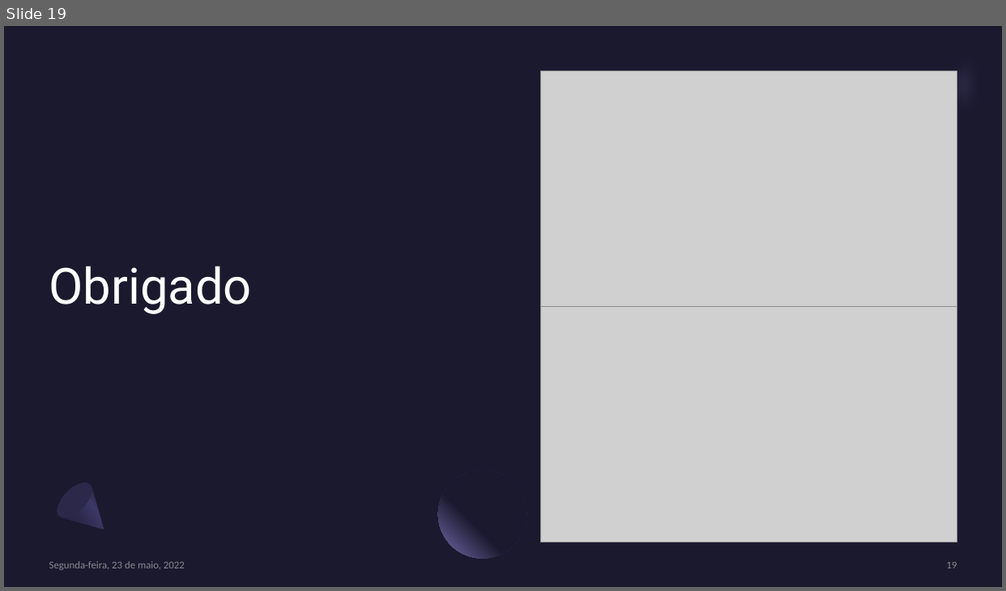
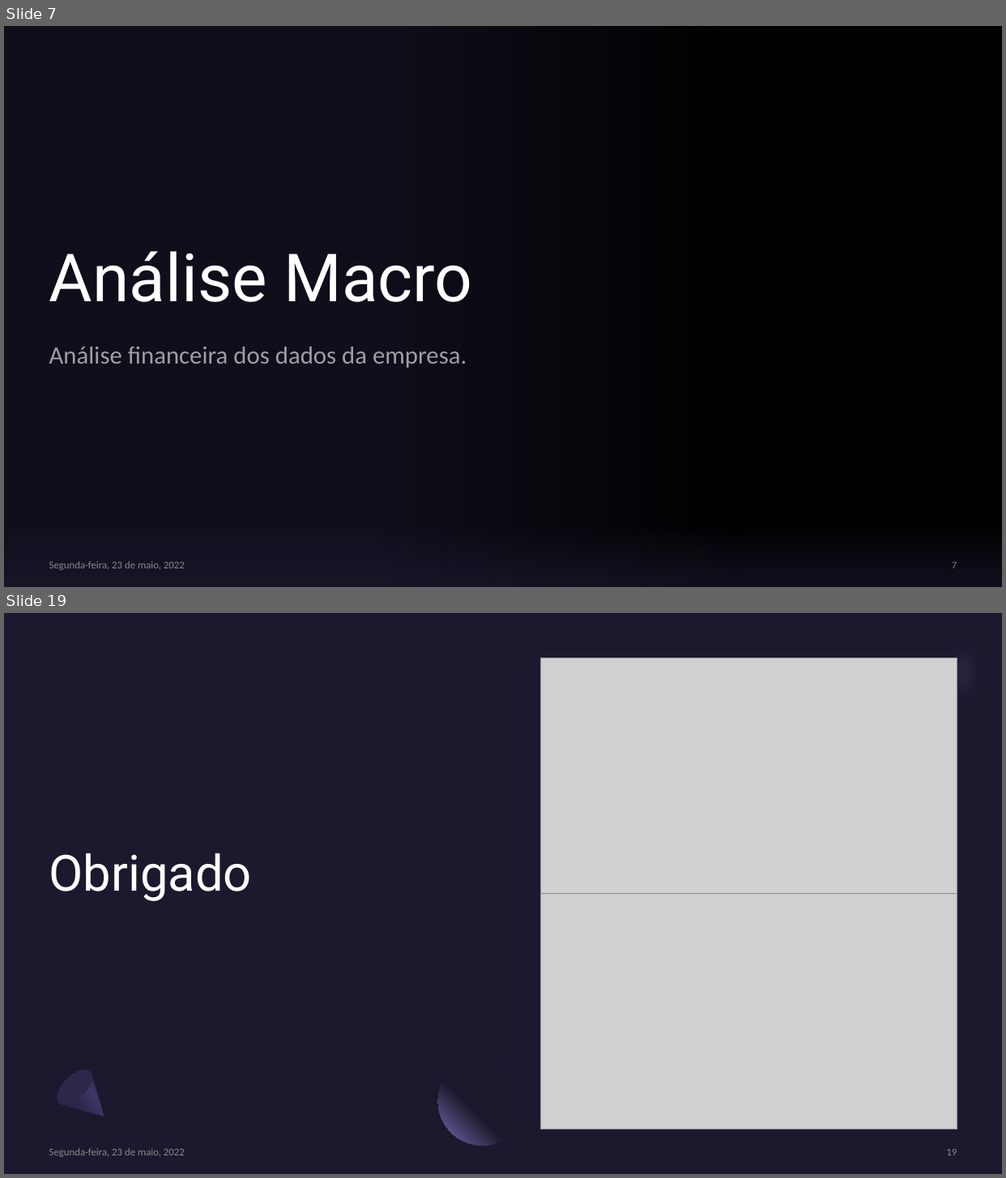
Before and after one commit to lidiambsouza/price_properties, a slide deck: Modelo Imobiliário.pptx. Shown one above the other, each under a label of ours: slide 19 before the commit, slides 7 and 19 after it; the slides between them are not shown. The pictures are 1006x591 and 1006x1178 pixels, drawn with LibreOffice and Linux fonts; fonts in the diff are those of the drawing; grey boxes stand for pictures; background and template pictures are left out. Boxes give left, top, right and bottom in pixels: in the first picture for what was removed or moved away, otherwise in the second. Text is boxed around its words. In the diff, an @@ line names an element or a change of style, - is before the commit and + after.

```diff
--- a/Modelo Imobiliário.pptx
+++ b/Modelo Imobiliário.pptx
@@ slide 7 added at [4, 26, 1002, 587], background picture (left out) @@
@@ rectangle added at [4, 26, 740, 587], fill gradient #1B192E @@
@@ title added at [49, 251, 472, 302], 64 pt, text #FFFFFF @@
+Análise Macro
@@ subtitle added at [49, 347, 467, 368], 24 pt, text #FFFFFF at 60% opacity @@
+Análise financeira dos dados da empresa.
@@ rectangle added at [4, 498, 1002, 587], fill gradient #1B192E @@
@@ text added at [49, 561, 185, 570], 10 pt, text #A6A6A6 at 80% opacity @@
+Segunda-feira, 23 de maio, 2022
@@ page number added at [952, 562, 957, 569], 10 pt, text #A6A6A6 at 80% opacity @@
+7
```
Also in this commit, not shown: 17 slides changed, 1 slide removed.
